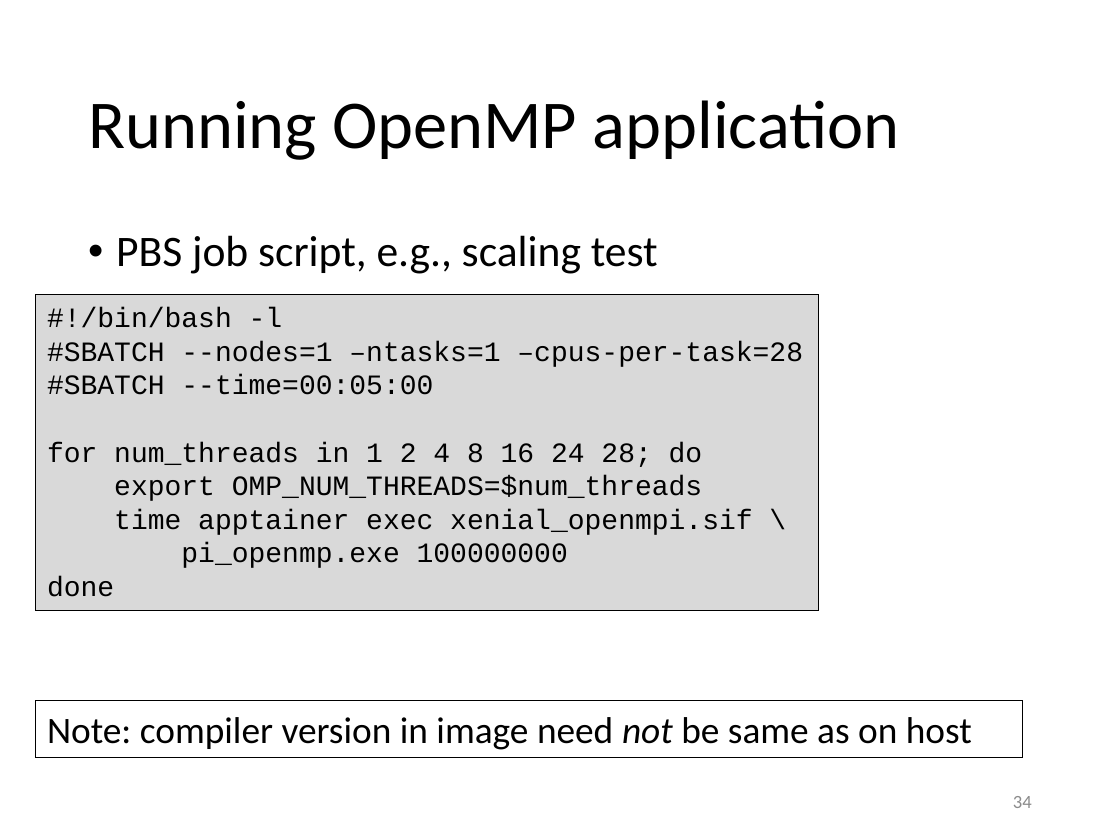
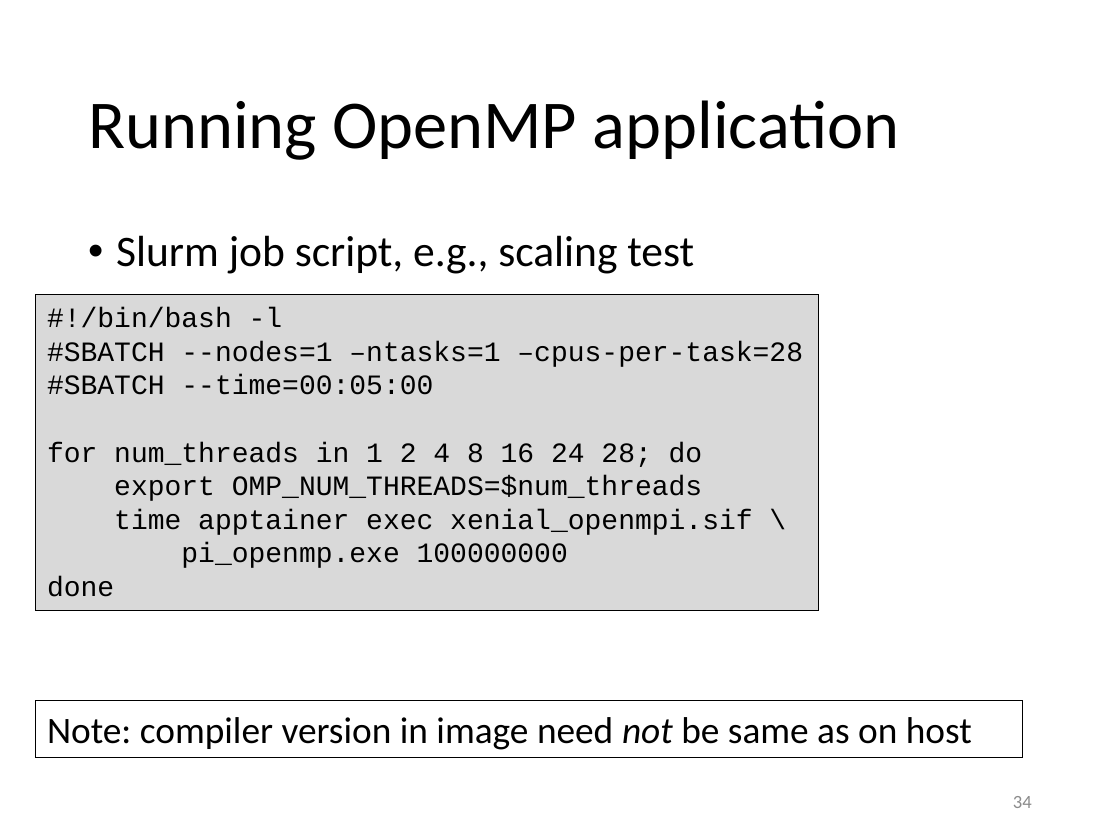
Before and after one commit to gjbex/Containers-for-HPC, a slide deck: slide 34 of containers_for_hpc.pptx. Drawn at 1120x840 pixels with LibreOffice and Linux fonts; fonts in the diff are those of the drawing. Boxes give left, top, right and bottom in pixels: in the first picture for what was removed or moved away, otherwise in the second. Text is boxed around its words. In the diff, an @@ line names an element or a change of style, - is before the commit and + after.

Commit message:
Fix scheduler name to Slurm

```diff
--- a/containers_for_hpc.pptx
+++ b/containers_for_hpc.pptx
@@ text at bbox=[116, 235, 694, 274]: text changed @@
-• PBS job script, e.g., scaling test
+• Slurm job script, e.g., scaling test
```
Also in this commit, not shown: 1 other slide changed.
